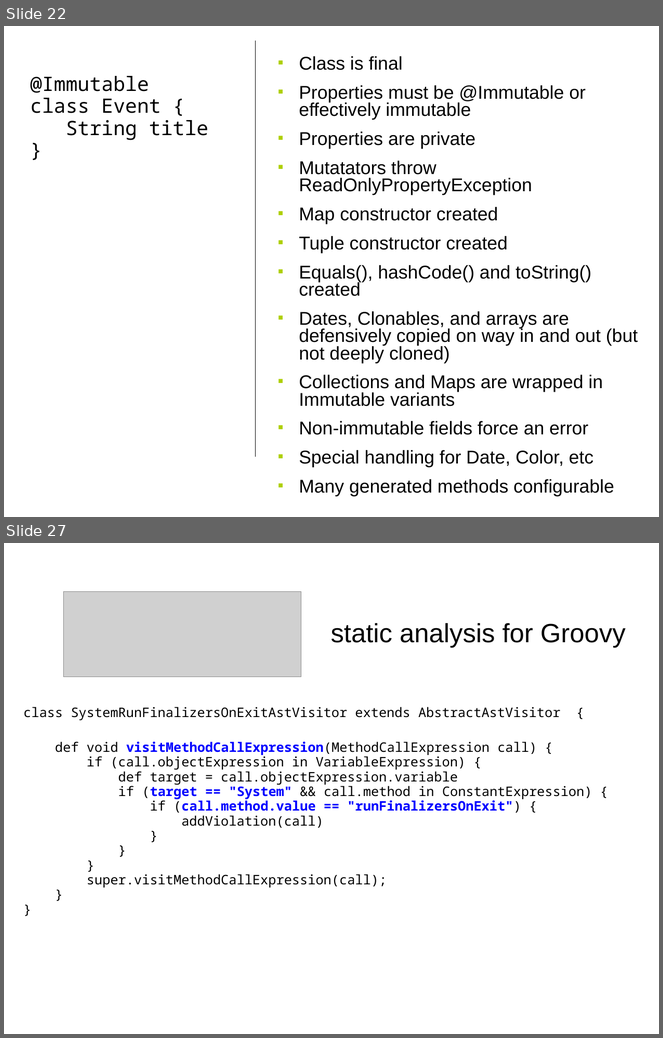
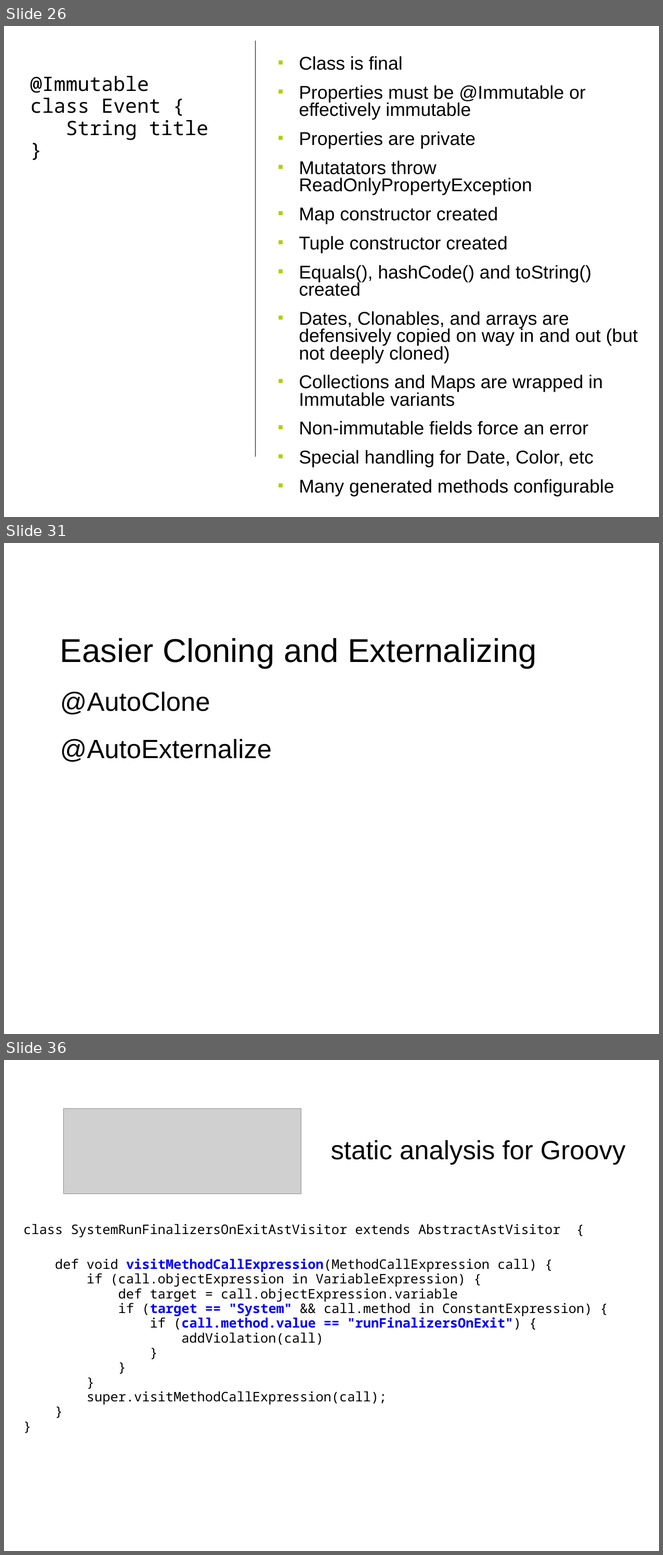
Before and after one commit to HamletDRC/presentations, a slide deck: asttransformations/CodeGeneration_SDC.odp. Shown one above the other, each under a label of ours: slides 22 and 27 before the commit, slides 26, 31 and 36 after it; the slides between them are not shown. The pictures are 663x1038 and 663x1555 pixels, drawn with LibreOffice and Linux fonts; fonts in the diff are those of the drawing; grey boxes stand for pictures. Boxes give left, top, right and bottom in pixels: in the first picture for what was removed or moved away, otherwise in the second. Text is boxed around its words. In the diff, an @@ line names an element or a change of style, - is before the commit and + after.

```diff
--- a/asttransformations/CodeGeneration_SDC.odp
+++ b/asttransformations/CodeGeneration_SDC.odp
@@ slide 31 added at [4,543,659,1034], background #FFFFFF @@
@@ subtitle added at [60,638,537,762], 40 pt, text #000000 @@
+Easier Cloning and Externalizing
+@AutoClone
+@AutoExternalize
@@ what was slide 22 is now slide 26 @@
@@ what was slide 27 is now slide 36 @@
```
Also in this commit, not shown: 9 slides changed, 11 other slides added, 2 slides removed, 4 other files.
